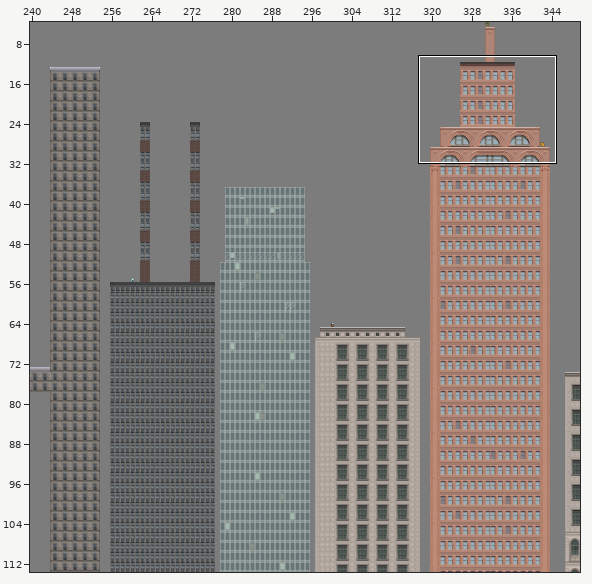
A Tiled map (JSON) gets an edit: City.tmj. The picture above shows the old version from afar; the outline marks the close-up.
Close-up. Before the commit:
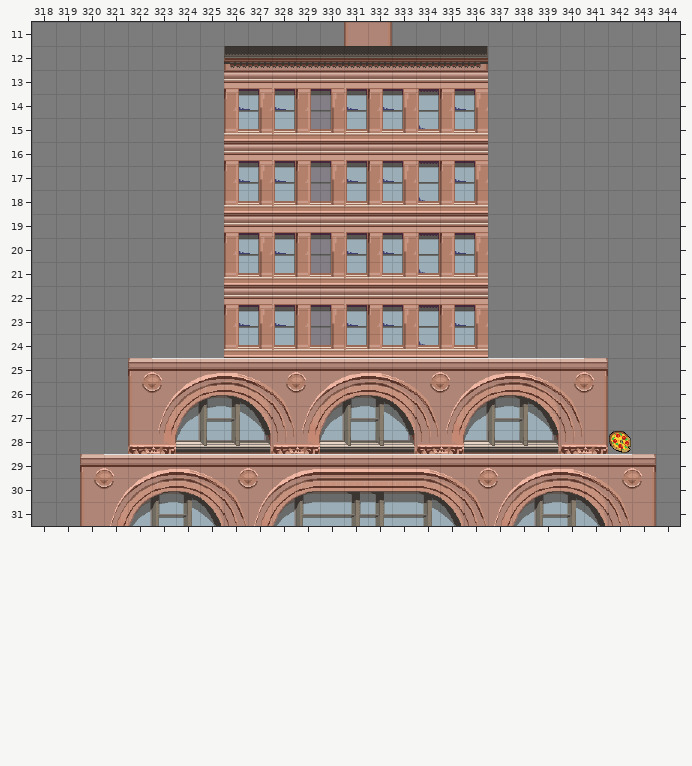
Cells are 32x32 px. Shown: x 318..344, y 11..31. The commit also changed other parts of the map, which this record leaves out.
New version:
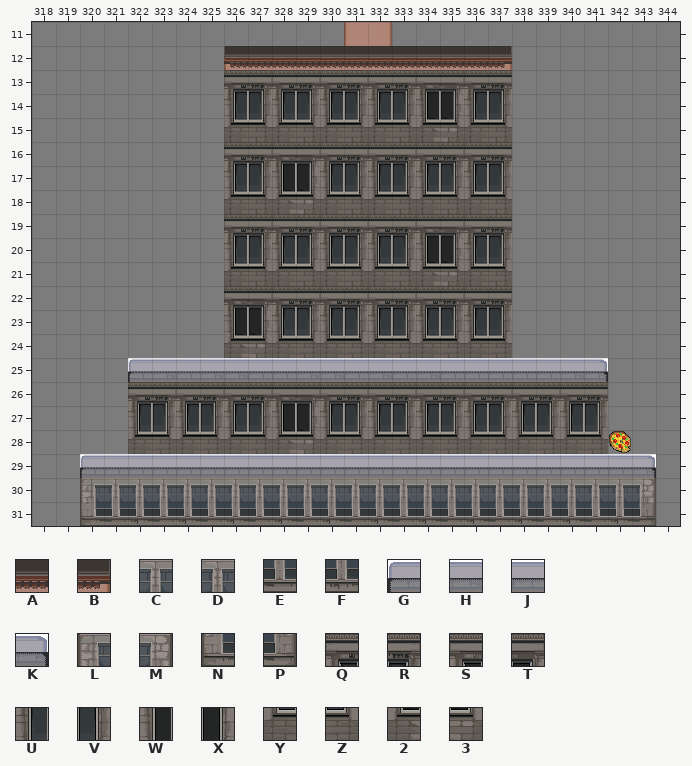
Key: from "CityTilesMain2": A 135, B 150, C 166, D 167, E 182, F 183, G 240, H 241, J 242, K 245, L 256, M 261, N 272, P 277, Q 288, R 289, S 292, T 293, U 304, V 305, W 308, X 309, Y 320, Z 321, 2 324, 3 325.
_ is an empty cell.
Difference:
Layer "City Overlay":
y 12: x 336..337 __ -> AB
y 13: x 326..337 ____________ -> QRQRQRQRSTQR
y 14: x 326..337 ____________ -> UVUVUVUVWXUV
y 15: x 326..337 ____________ -> YZYZYZYZ23YZ
y 16: x 326..337 ____________ -> QRSTQRQRQRQR
y 17: x 326..337 ____________ -> UVWXUVUVUVUV
y 18: x 326..337 ____________ -> YZ23YZYZYZYZ
y 19: x 326..337 ____________ -> QRQRQRQRSTQR
y 20: x 326..337 ____________ -> UVUVUVUVWXUV
y 21: x 326..337 ____________ -> YZYZYZYZ23YZ
y 22: x 326..337 ____________ -> STQRQRQRQRQR
y 23: x 326..337 ____________ -> WXUVUVUVUVUV
y 24: x 326..337 ____________ -> 23YZYZYZYZYZ
y 25: x 322..341 ____________________ -> GHJHHJJHHJHJHJJJJJHK
y 26: x 322..341 ____________________ -> QRQRQRSTQRQRQRQRQRQR
y 27: x 322..341 ____________________ -> UVUVUVWXUVUVUVUVUVUV
y 28: x 322..341 ____________________ -> YZYZYZ23YZYZYZYZYZYZ
y 29: x 320..343 ________________________ -> GJJJJJJJJJJJJJJJJJJJJJJK
y 30: x 320..343 ________________________ -> LCDCDCDCDCDCDCDCDCDCDCDM
y 31: x 320..343 ________________________ -> NEFEFEFEFEFEFEFEFEFEFEFP
Changed places in both close-ups, as pixel boxes (x1, y1, x2, y2):
added: (80, 46, 656, 526)
